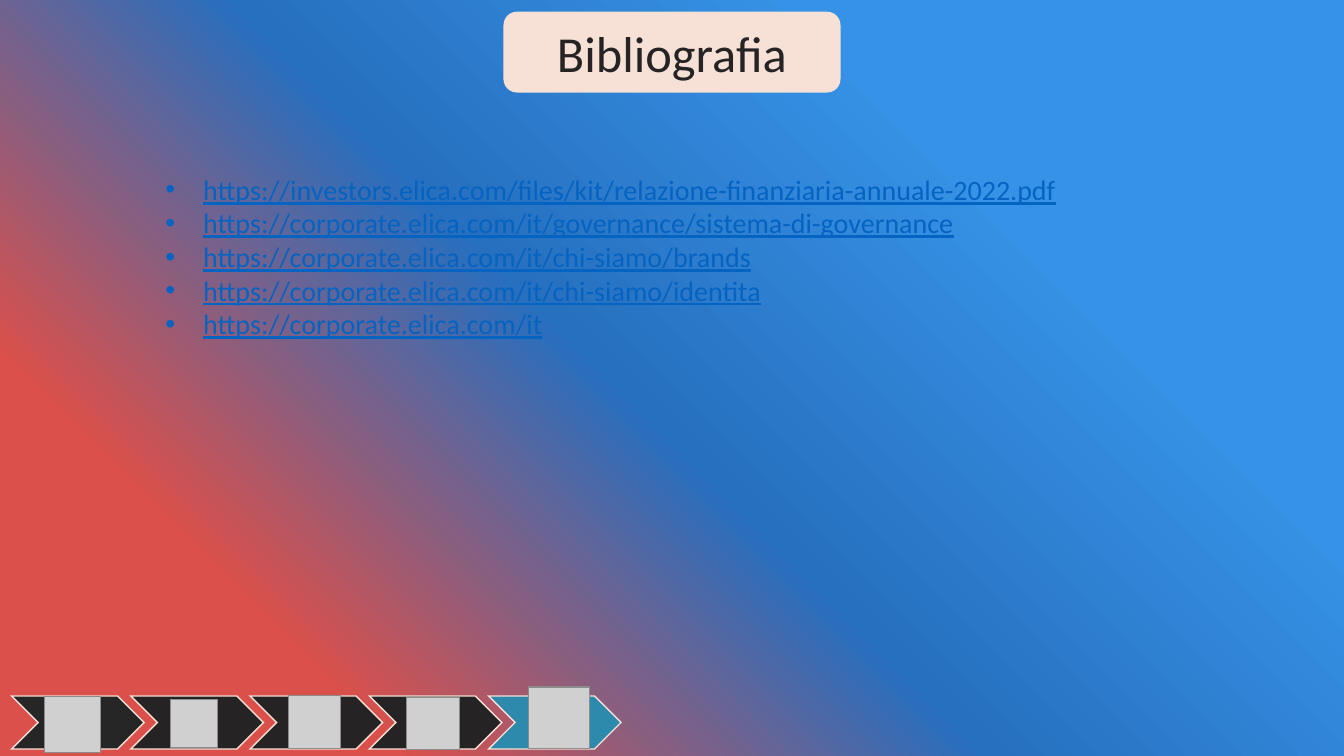
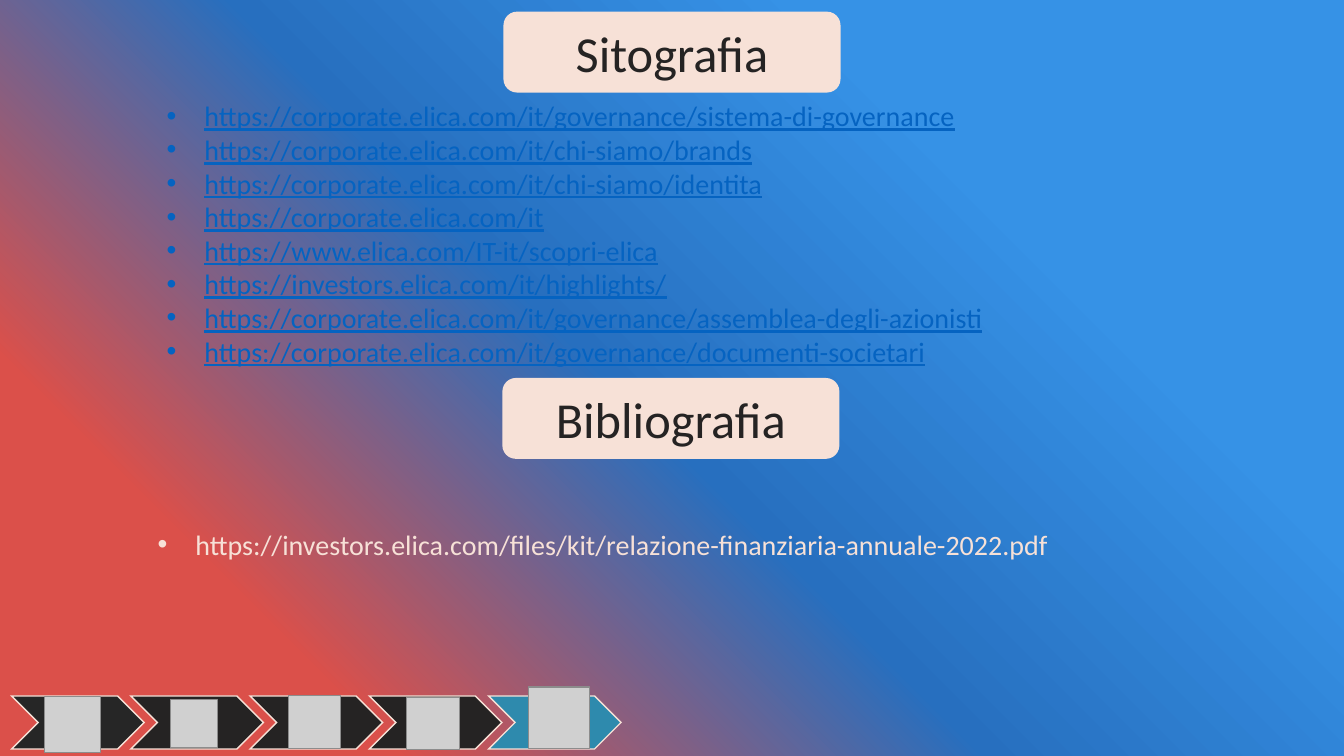
Before and after one commit to OMGitsDrake/PWEOA23-IDueMoschettieri, a slide deck: slide 15 of Elica [I Due Moschettieri].pptx. Drawn at 1344x756 pixels with LibreOffice and Linux fonts; fonts in the diff are those of the drawing; grey boxes stand for pictures. Boxes give left, top, right and bottom in pixels: in the first picture for what was removed or moved away, otherwise in the second. Text is boxed around its words. In the diff, an @@ line names an element or a change of style, - is before the commit and + after.

```diff
--- a/Elica [I Due Moschettieri].pptx
+++ b/Elica [I Due Moschettieri].pptx
@@ text in rounded rectangle at bbox=[576, 37, 768, 81]: text changed @@
-Bibliografia
+Sitografia
@@ text "https://corporate.elica.com/it/governance/sistema-di-governa ...": place and size @@
-text "https://corporate.elica.com/it/governance/sistema-di-governa ..." at bbox=[203, 177, 1055, 341]
+text "https://corporate.elica.com/it/governance/sistema-di-governa ..." at bbox=[204, 124, 981, 368]
@@ text at bbox=[203, 177, 1055, 207]: paragraph removed @@
-• https://investors.elica.com/files/kit/relazione-finanziaria-annuale-2022.pdf
@@ text at bbox=[204, 238, 981, 368]: paragraphs added @@
+• https://www.elica.com/IT-it/scopri-elica
+• https://investors.elica.com/it/highlights/
+• https://corporate.elica.com/it/governance/assemblea-degli-azionisti
+• https://corporate.elica.com/it/governance/documenti-societari
@@ rounded rectangle added at bbox=[502, 378, 839, 459], fill #F7E1D7, 36 pt, text #252323 @@
+Bibliografia
@@ text added at bbox=[195, 532, 1047, 562], 20 pt, text #F7E1D7 @@
+• https://investors.elica.com/files/kit/relazione-finanziaria-annuale-2022.pdf
```
Also in this commit, not shown: 1 slide added.
